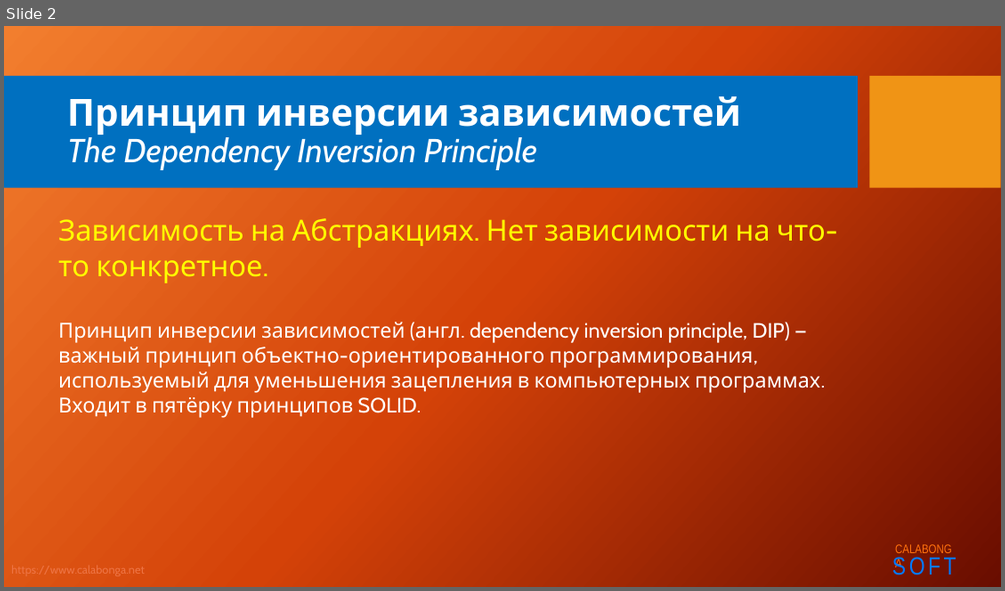
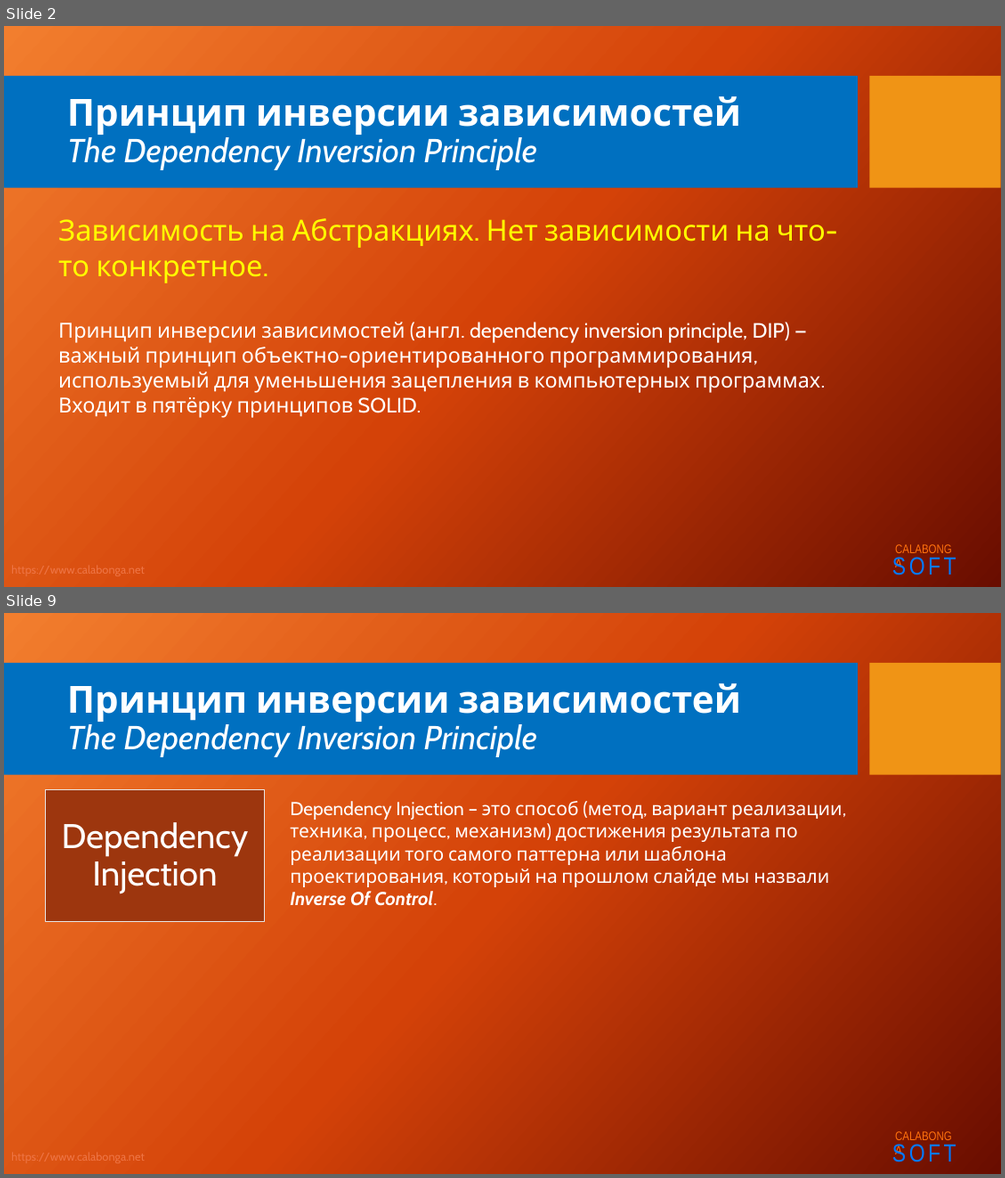
Before and after one commit to Calabonga/SOLID, a slide deck: Powerpoint/5.SOLID_D.pptx. Shown one above the other, each under a label of ours: slide 2 before the commit, slides 2 and 9 after it; the slides between them are not shown. The pictures are 1005x591 and 1005x1178 pixels, drawn with LibreOffice and Linux fonts; fonts in the diff are those of the drawing; background and template pictures are left out. Boxes give left, top, right and bottom in pixels: in the first picture for what was removed or moved away, otherwise in the second. Text is boxed around its words. In the diff, an @@ line names an element or a change of style, - is before the commit and + after.

```diff
--- a/Powerpoint/5.SOLID_D.pptx
+++ b/Powerpoint/5.SOLID_D.pptx
@@ slide 9 added at (x1=4, y1=613, x2=1001, y2=1174), background picture (left out); not listed: 5 template elements that a slide beside it also shows @@
@@ title added at (x1=67, y1=683, x2=741, y2=757), 32 pt, text #FFFFFF, italic @@
+Принцип инверсии зависимостей
+The Dependency Inversion Principle
@@ rectangle added at (x1=45, y1=790, x2=264, y2=922), fill #9D360E, outline #E7E6E6 1 pt @@
@@ text added at (x1=62, y1=822, x2=249, y2=893), 33 pt, text #FFFFFF @@
+Dependency Injection
@@ text added at (x1=290, y1=801, x2=841, y2=906), 18 pt, text #FFFFFF @@
+Dependency Injection – это способ (метод, вариант реализации, техника, процесс, механизм) достижения результата по реализации того самого паттерна или шаблона проектирования, который на прошлом слайде мы назвали Inverse Of Control.
```
Also in this commit, not shown: 8 other slides added.
